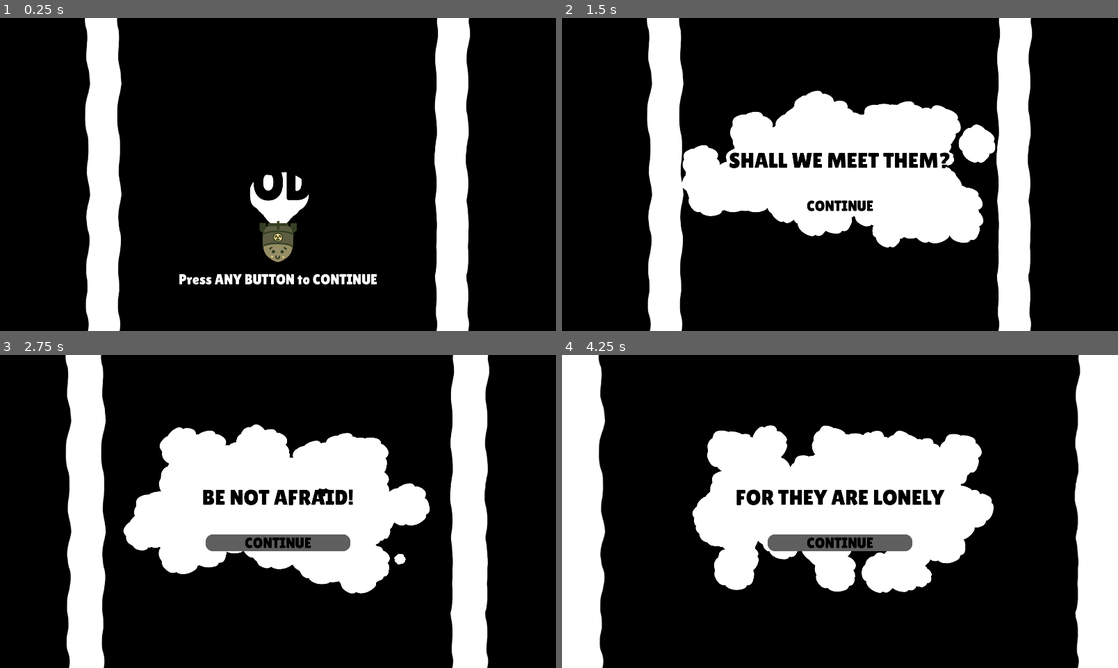
Above: before the commit, frames 1-4 (two rows, left to right).
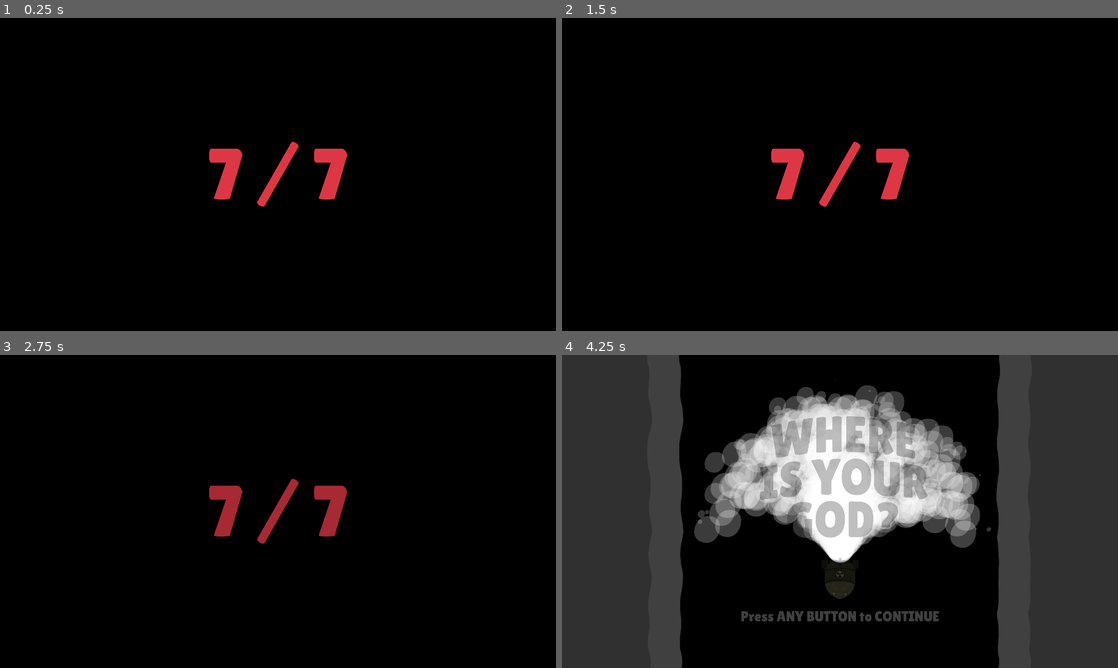
Above: after the commit, the same moments.

Repository: Hangover-Sunshine/DEFCON-JUNIOR
Game: Godot game, scene res://scenes/menus/faux_menu/hub_faux.tscn
The game is run twice, just before and just after one commit, with the same random seed, the same clock (stepped at 60 frames per second) and the same inputs. This scene is started directly instead of the project's main scene.
Inputs (mouse positions are in pixels of both pictures, inside the frame that each line leads up to):
- Up to frame 1 (0.25 s): no input
- Up to frame 2 (1.5 s): tap Enter at 0.5 s; hold D (right) 0.53-1.25 s; tap Shift (dash) at 0.6 s; click (840, 243) at 1.25 s, where only the run before the commit has a clickable "START"
- Up to frame 3 (2.75 s): click (278, 542) at 2 s, where only the run before the commit has a clickable "CONTINUE"
- Up to frame 4 (4.25 s): click (840, 542) at 2.75 s, where only the run before the commit has a clickable "CONTINUE"; hold S (down) from 3.53 s (still down); tap Space (fire) at 3.6 s

The runs differ from the first frame. In frame 1, 15% of the frame differs, in the area x 15-85%, y 0-100%; in frame 2, 30%; in frame 3, 32%; in frame 4, 67%, in the area x 0-100%, y 0-100%.

Commit message:
Fake Menus Intro

Diff:
--- a/scenes/menus/faux_menu/hub_faux.gd
+++ b/scenes/menus/faux_menu/hub_faux.gd
@@ -6,6 +6,7 @@
 @onready var menu_pregame = $MenuPregame
 @onready var back_frame = $BackFrame
 
+var ready_to_splash = false
 
 func _ready():
 	to_splash()
@@ -20,9 +21,13 @@
 	menu_main.main_to_pre.connect(to_pre)
 
 func _input(event):
-	if event.is_pressed() and menu_splash.visible == true:
+	if event.is_pressed() and menu_splash.visible == true and ready_to_splash == true:
 		menu_splash.visible = false
 		to_main()
+
+func _on_ap_animation_finished(anim_name):
+	if anim_name == "ToSplash":
+		ready_to_splash = true
 
 func to_main():
 	menu_main.visible = true
--- a/scenes/menus/faux_menu/hub_faux.tscn
+++ b/scenes/menus/faux_menu/hub_faux.tscn
@@ -6,6 +6,236 @@
 [ext_resource type="PackedScene" uid="uid://8xss65s0xve1" path="res://scenes/menus/faux_menu/faux_settings.tscn" id="5_yil4v"]
 [ext_resource type="PackedScene" uid="uid://bygw8cox6ajq2" path="res://scenes/menus/faux_menu/faux_splash.tscn" id="6_2g8xc"]
 [ext_resource type="Texture2D" uid="uid://bmhof4he24kry" path="res://assets/ui/Back_Frame.png" id="6_tac2k"]
+[ext_resource type="FontFile" uid="uid://csvoyclvx65d2" path="res://assets/fonts/LilitaOne-Regular.ttf" id="7_lblol"]
+
+[sub_resource type="Animation" id="Animation_q6iwd"]
+resource_name = "ToSplash"
+length = 5.0
+tracks/0/type = "value"
+tracks/0/imported = false
+tracks/0/enabled = true
+tracks/0/path = NodePath("BackFrame:visible")
+tracks/0/interp = 1
+tracks/0/loop_wrap = true
+tracks/0/keys = {
+"times": PackedFloat32Array(0, 4),
+"transitions": PackedFloat32Array(1, 1),
+"update": 1,
+"values": [false, true]
+}
+tracks/1/type = "value"
+tracks/1/imported = false
+tracks/1/enabled = true
+tracks/1/path = NodePath("MenuMain:visible")
+tracks/1/interp = 1
+tracks/1/loop_wrap = true
+tracks/1/keys = {
+"times": PackedFloat32Array(0),
+"transitions": PackedFloat32Array(1),
+"update": 1,
+"values": [false]
+}
+tracks/2/type = "value"
+tracks/2/imported = false
+tracks/2/enabled = true
+tracks/2/path = NodePath("MenuPregame:visible")
+tracks/2/interp = 1
+tracks/2/loop_wrap = true
+tracks/2/keys = {
+"times": PackedFloat32Array(0),
+"transitions": PackedFloat32Array(1),
+"update": 1,
+"values": [false]
+}
+tracks/3/type = "value"
+tracks/3/imported = false
+tracks/3/enabled = true
+tracks/3/path = NodePath("MenuSettings:visible")
+tracks/3/interp = 1
+tracks/3/loop_wrap = true
+tracks/3/keys = {
+"times": PackedFloat32Array(0),
+"transitions": PackedFloat32Array(1),
+"update": 1,
+"values": [false]
+}
+tracks/4/type = "value"
+tracks/4/imported = false
+tracks/4/enabled = true
+tracks/4/path = NodePath("MenuSplash:visible")
+tracks/4/interp = 1
+tracks/4/loop_wrap = true
+tracks/4/keys = {
+"times": PackedFloat32Array(0, 4),
+"transitions": PackedFloat32Array(1, 1),
+"update": 1,
+"values": [false, true]
+}
+tracks/5/type = "value"
+tracks/5/imported = false
+tracks/5/enabled = true
+tracks/5/path = NodePath("Levels_Label:visible")
+tracks/5/interp = 1
+tracks/5/loop_wrap = true
+tracks/5/keys = {
+"times": PackedFloat32Array(0),
+"transitions": PackedFloat32Array(1),
+"update": 1,
+"values": [true]
+}
+tracks/6/type = "value"
+tracks/6/imported = false
+tracks/6/enabled = true
+tracks/6/path = NodePath("Levels_Label:modulate")
+tracks/6/interp = 1
+tracks/6/loop_wrap = true
+tracks/6/keys = {
+"times": PackedFloat32Array(2.5, 3.5),
+"transitions": PackedFloat32Array(1, 1),
+"update": 0,
+"values": [Color(0.866667, 0.215686, 0.270588, 1), Color(0.866667, 0.215686, 0.270588, 0)]
+}
+tracks/7/type = "value"
+tracks/7/imported = false
+tracks/7/enabled = true
+tracks/7/path = NodePath("MenuSplash:modulate")
+tracks/7/interp = 1
+tracks/7/loop_wrap = true
+tracks/7/keys = {
+"times": PackedFloat32Array(4, 5),
+"transitions": PackedFloat32Array(1, 1),
+"update": 0,
+"values": [Color(1, 1, 1, 0), Color(1, 1, 1, 1)]
+}
+tracks/8/type = "value"
+tracks/8/imported = false
+tracks/8/enabled = true
+tracks/8/path = NodePath("BackFrame:modulate")
+tracks/8/interp = 1
+tracks/8/loop_wrap = true
+tracks/8/keys = {
+"times": PackedFloat32Array(4, 5),
+"transitions": PackedFloat32Array(1, 1),
+"update": 0,
+"values": [Color(1, 1, 1, 0), Color(1, 1, 1, 1)]
+}
+
+[sub_resource type="Animation" id="Animation_40wnp"]
+length = 0.001
+tracks/0/type = "value"
+tracks/0/imported = false
+tracks/0/enabled = true
+tracks/0/path = NodePath("BackFrame:visible")
+tracks/0/interp = 1
+tracks/0/loop_wrap = true
+tracks/0/keys = {
+"times": PackedFloat32Array(0),
+"transitions": PackedFloat32Array(1),
+"update": 1,
+"values": [false]
+}
+tracks/1/type = "value"
+tracks/1/imported = false
+tracks/1/enabled = true
+tracks/1/path = NodePath("MenuMain:visible")
+tracks/1/interp = 1
+tracks/1/loop_wrap = true
+tracks/1/keys = {
+"times": PackedFloat32Array(0),
+"transitions": PackedFloat32Array(1),
+"update": 1,
+"values": [false]
+}
+tracks/2/type = "value"
+tracks/2/imported = false
+tracks/2/enabled = true
+tracks/2/path = NodePath("MenuPregame:visible")
+tracks/2/interp = 1
+tracks/2/loop_wrap = true
+tracks/2/keys = {
+"times": PackedFloat32Array(0),
+"transitions": PackedFloat32Array(1),
+"update": 1,
+"values": [false]
+}
+tracks/3/type = "value"
+tracks/3/imported = false
+tracks/3/enabled = true
+tracks/3/path = NodePath("MenuSettings:visible")
+tracks/3/interp = 1
+tracks/3/loop_wrap = true
+tracks/3/keys = {
+"times": PackedFloat32Array(0),
+"transitions": PackedFloat32Array(1),
+"update": 1,
+"values": [false]
+}
+tracks/4/type = "value"
+tracks/4/imported = false
+tracks/4/enabled = true
+tracks/4/path = NodePath("MenuSplash:visible")
+tracks/4/interp = 1
+tracks/4/loop_wrap = true
+tracks/4/keys = {
+"times": PackedFloat32Array(0),
+"transitions": PackedFloat32Array(1),
+"update": 1,
+"values": [false]
+}
+tracks/5/type = "value"
+tracks/5/imported = false
+tracks/5/enabled = true
+tracks/5/path = NodePath("Levels_Label:visible")
+tracks/5/interp = 1
+tracks/5/loop_wrap = true
+tracks/5/keys = {
+"times": PackedFloat32Array(0),
+"transitions": PackedFloat32Array(1),
+"update": 1,
+"values": [true]
+}
+tracks/6/type = "value"
+tracks/6/imported = false
+tracks/6/enabled = true
+tracks/6/path = NodePath("Levels_Label:modulate")
+tracks/6/interp = 1
+tracks/6/loop_wrap = true
+tracks/6/keys = {
+"times": PackedFloat32Array(0),
+"transitions": PackedFloat32Array(1),
+"update": 0,
+"values": [Color(0.866667, 0.215686, 0.270588, 1)]
+}
+tracks/7/type = "value"
+tracks/7/imported = false
+tracks/7/enabled = true
+tracks/7/path = NodePath("MenuSplash:modulate")
+tracks/7/interp = 1
+tracks/7/loop_wrap = true
+tracks/7/keys = {
+"times": PackedFloat32Array(0),
+"transitions": PackedFloat32Array(1),
+"update": 0,
+"values": [Color(1, 1, 1, 0)]
+}
+tracks/8/type = "value"
+tracks/8/imported = false
+tracks/8/enabled = true
+tracks/8/path = NodePath("BackFrame:modulate")
+tracks/8/interp = 1
+tracks/8/loop_wrap = true
+tracks/8/keys = {
+"times": PackedFloat32Array(0),
+"transitions": PackedFloat32Array(1),
+"update": 0,
+"values": [Color(1, 1, 1, 0)]
+}
+
+[sub_resource type="AnimationLibrary" id="AnimationLibrary_kc3pt"]
+_data = {
+"RESET": SubResource("Animation_40wnp"),
+"ToSplash": SubResource("Animation_q6iwd")
+}
 
 [node name="HubMenu" type="Node2D"]
 script = ExtResource("1_25yfo")
@@ -16,6 +246,8 @@
 color = Color(0, 0, 0, 1)
 
 [node name="BackFrame" type="Sprite2D" parent="."]
+visible = false
+modulate = Color(1, 1, 1, 0)
 position = Vector2(960, 540)
 texture = ExtResource("6_tac2k")
 
@@ -34,3 +266,25 @@
 visible = false
 
 [node name="MenuSplash" parent="." instance=ExtResource("6_2g8xc")]
+visible = false
+modulate = Color(1, 1, 1, 0)
+
+[node name="Levels_Label" type="Label" parent="."]
+modulate = Color(0.866667, 0.215686, 0.270588, 1)
+offset_left = 420.0
+offset_top = 394.0
+offset_right = 1500.0
+offset_bottom = 680.0
+pivot_offset = Vector2(540, 0)
+theme_override_fonts/font = ExtResource("7_lblol")
+theme_override_font_sizes/font_size = 250
+text = "7 / 7"
+horizontal_alignment = 1
+
+[node name="AP" type="AnimationPlayer" parent="."]
+libraries = {
+"": SubResource("AnimationLibrary_kc3pt")
+}
+autoplay = "ToSplash"
+
+[connection signal="animation_finished" from="AP" to="." method="_on_ap_animation_finished"]
Not shown: 1 places in scenes/menus/faux_menu/hub_faux.tscn that only renumber resources
